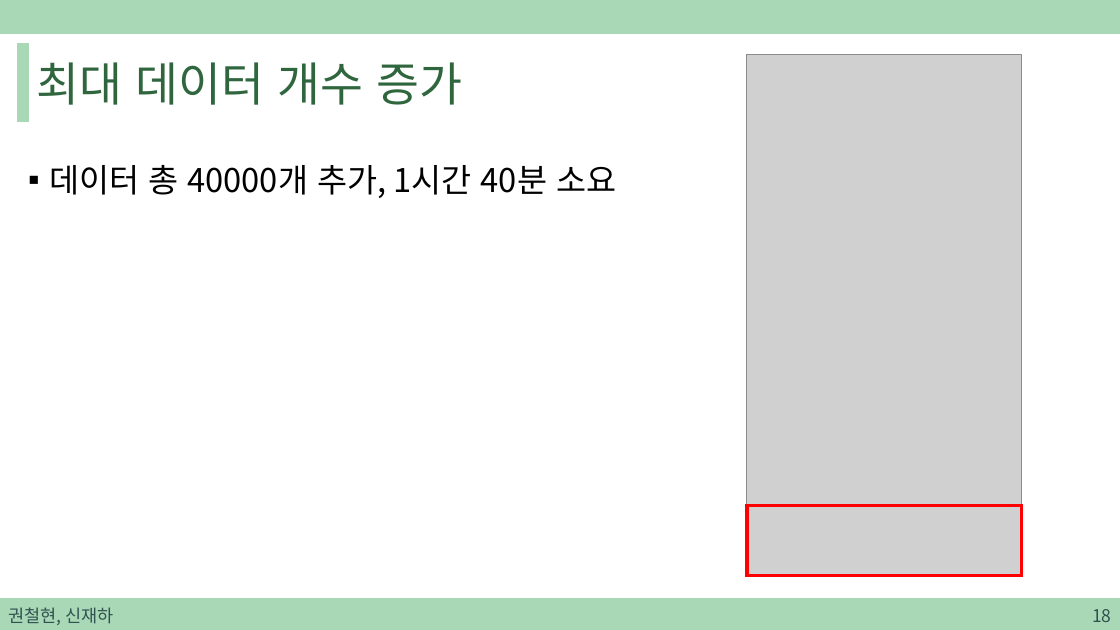
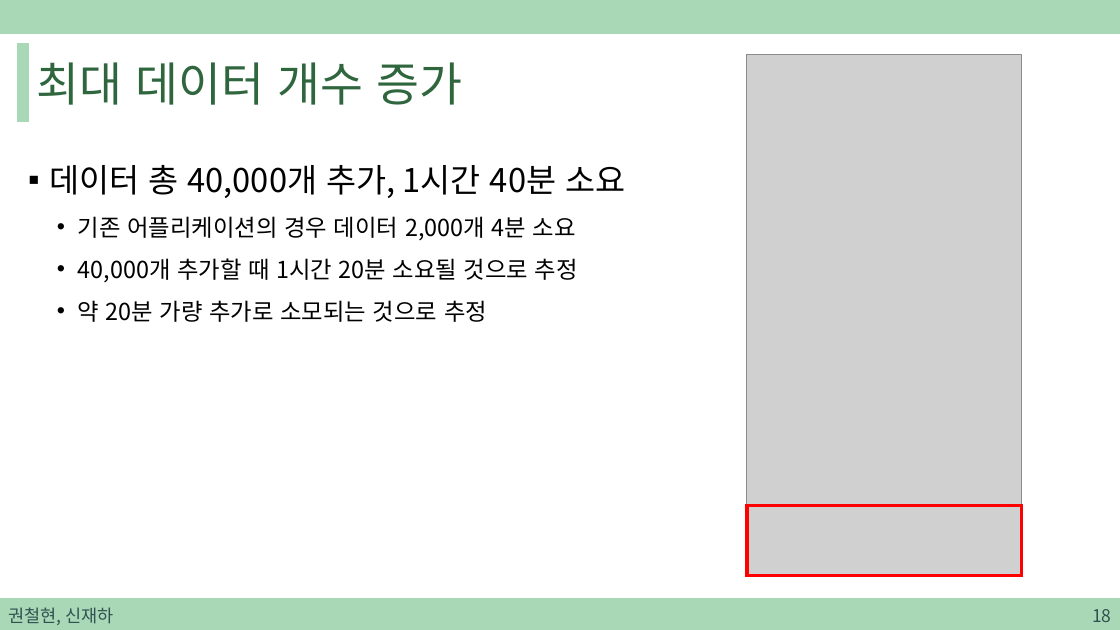
Before and after one commit to sjh4287/capston, a slide deck: slide 18 of 2022.02.11/권철현,신재하.pptx. Drawn at 1120x630 pixels with LibreOffice and Linux fonts; fonts in the diff are those of the drawing; grey boxes stand for pictures. Boxes give left, top, right and bottom in pixels: in the first picture for what was removed or moved away, otherwise in the second. Text is boxed around its words. In the diff, an @@ line names an element or a change of style, - is before the commit and + after.

```diff
--- a/2022.02.11/권철현,신재하.pptx
+++ b/2022.02.11/권철현,신재하.pptx
@@ text at box(49, 165, 625, 322): text changed; size 28 to 20 pt @@
-▪ 데이터 총 40000개 추가, 1시간 40분 소요
+▪ 데이터 총 40,000개 추가, 1시간 40분 소요
+  • 기존 어플리케이션의 경우 데이터 2,000개 4분 소요
+  • 40,000개 추가할 때 1시간 20분 소요될 것으로 추정
+  • 약 20분 가량 추가로 소모되는 것으로 추정
```
Also in this commit, not shown: 1 slide added.
